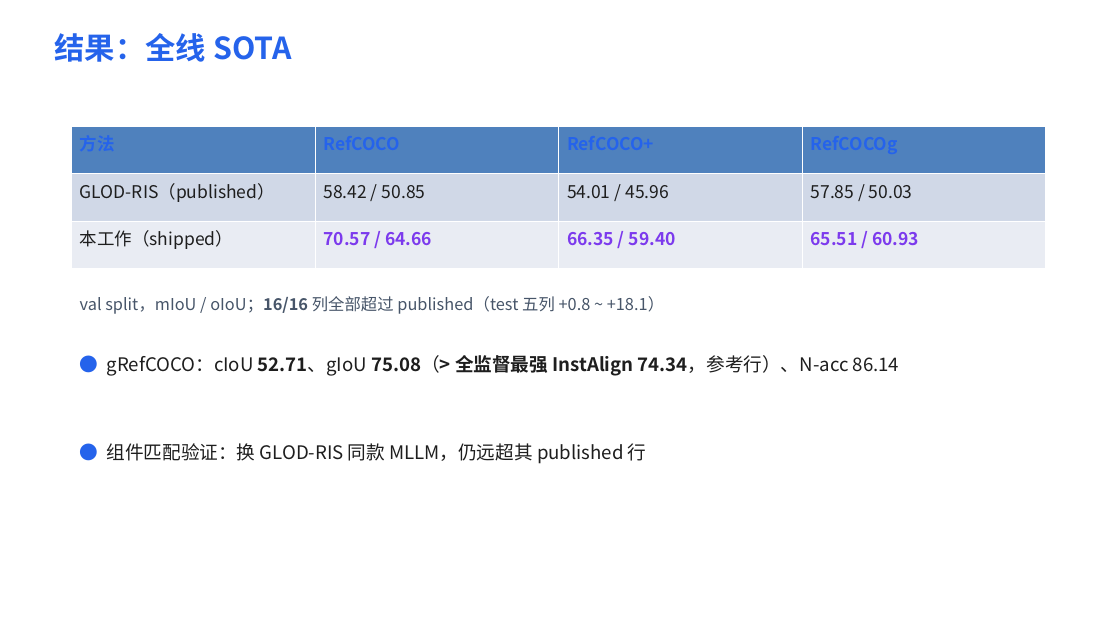
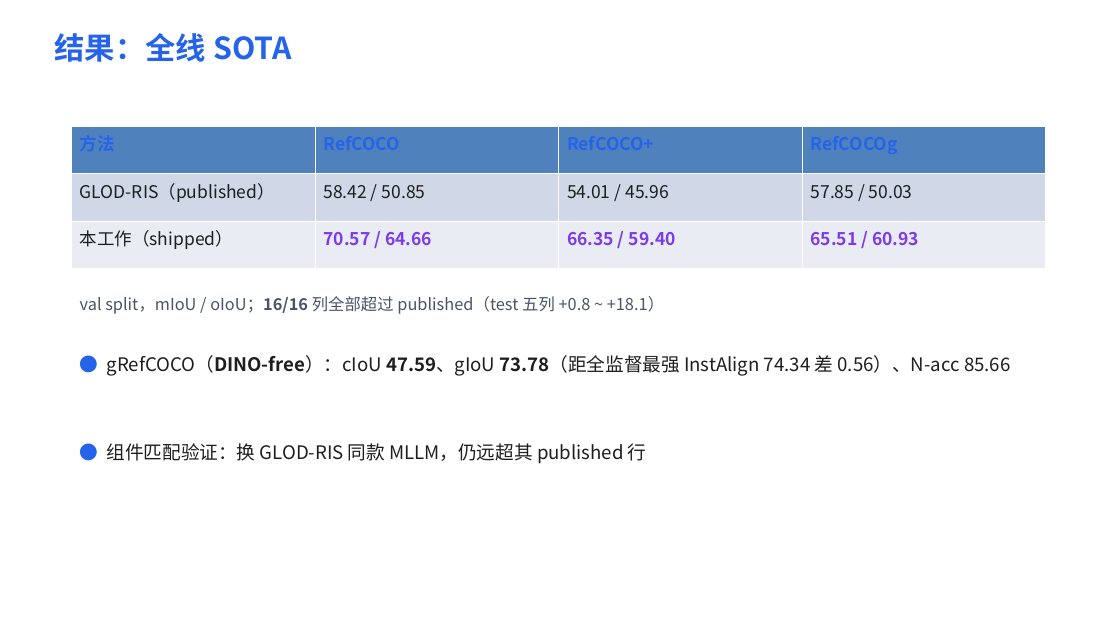
Before and after one commit to lehengzhangJacob/ris_zeroshot_sota, a slide deck: slide 7 of slides/presentation.pptx. Drawn at 1120x630 pixels with LibreOffice and Linux fonts; fonts in the diff are those of the drawing. Boxes give left, top, right and bottom in pixels: in the first picture for what was removed or moved away, otherwise in the second. Text is boxed around its words. In the diff, an @@ line names an element or a change of style, - is before the commit and + after.

```diff
--- a/slides/presentation.pptx
+++ b/slides/presentation.pptx
@@ text at (x1=107, y1=355, x2=1011, y2=376): text changed @@
-● gRefCOCO：cIoU 52.71、gIoU 75.08（> 全监督最强 InstAlign 74.34，参考行）、N-acc 86.14
+● gRefCOCO（DINO-free）：cIoU 47.59、gIoU 73.78（距全监督最强 InstAlign 74.34 差 0.56）、N-acc 85.66
```
Also in this commit, not shown: 3 other slides changed, 35 other files.
